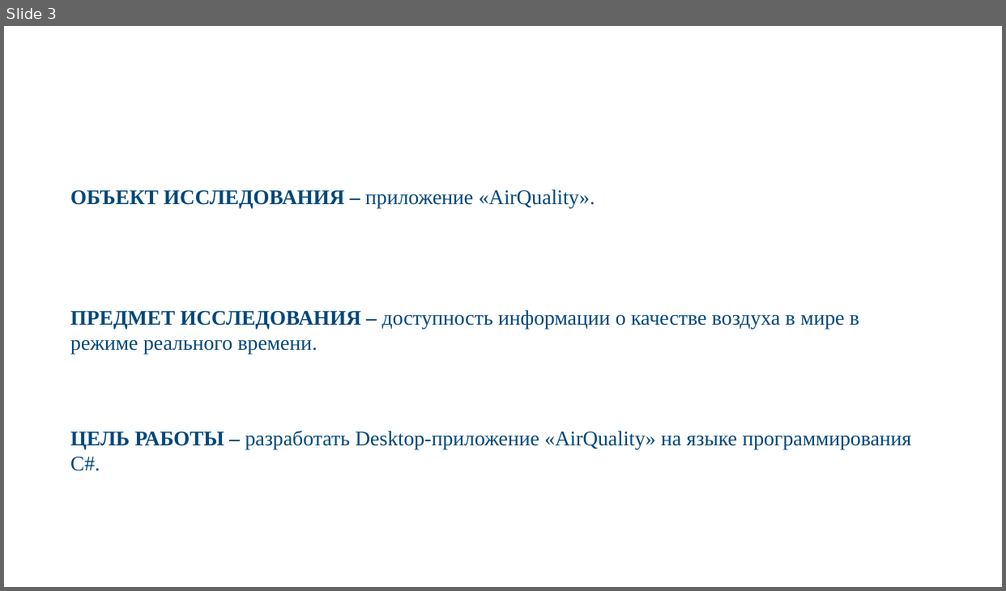
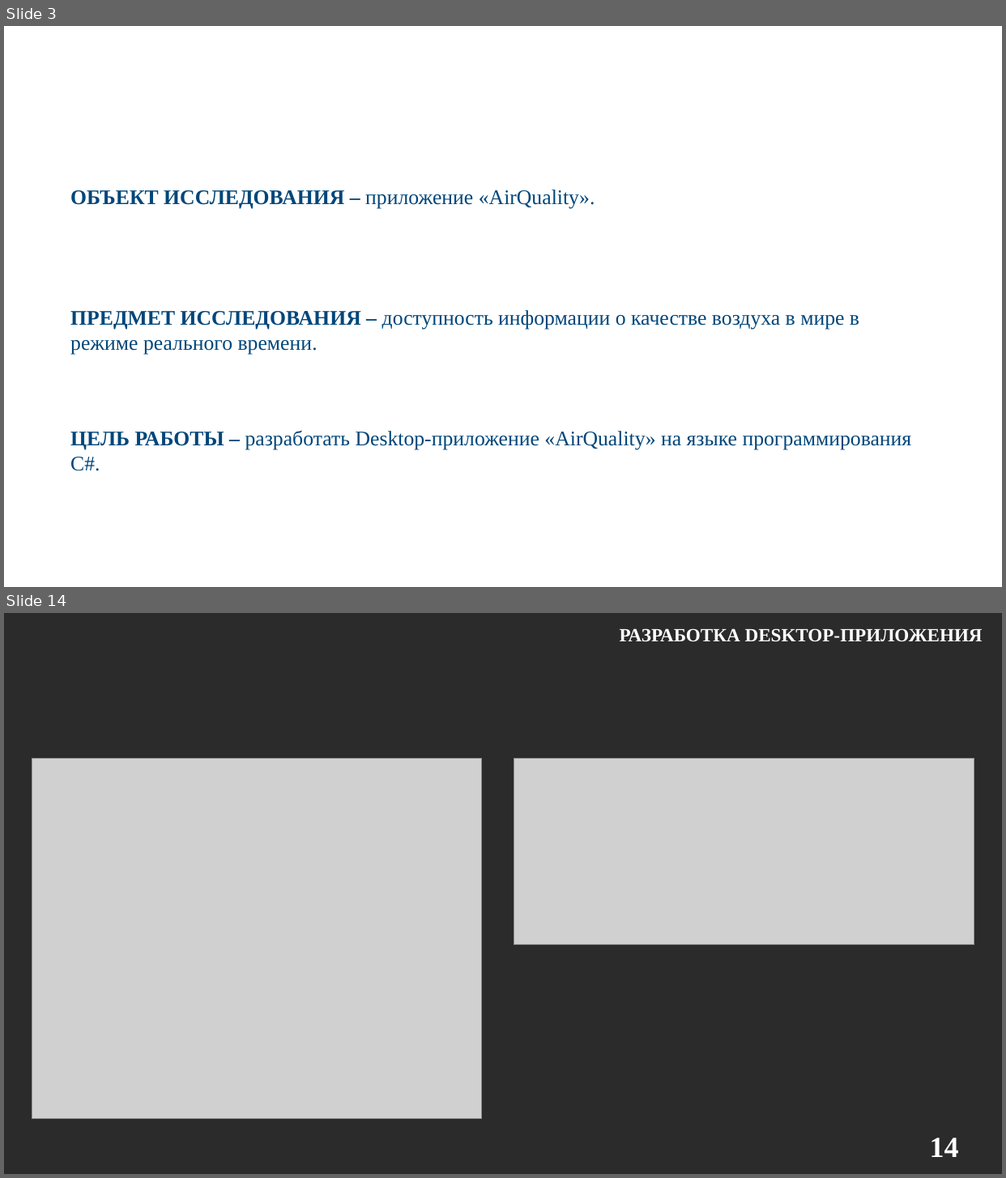
Before and after one commit to Martt0VV/test, a slide deck: Мартьянов.pptx. Shown one above the other, each under a label of ours: slide 3 before the commit, slides 3 and 14 after it; the slides between them are not shown. The pictures are 1006x591 and 1006x1178 pixels, drawn with LibreOffice and Linux fonts; fonts in the diff are those of the drawing; grey boxes stand for pictures; background and template pictures are left out; a plain dark background stands for a picture behind light text. Boxes give left, top, right and bottom in pixels: in the first picture for what was removed or moved away, otherwise in the second. Text is boxed around its words. In the diff, an @@ line names an element or a change of style, - is before the commit and + after.

```diff
--- a/Мартьянов.pptx
+++ b/Мартьянов.pptx
@@ slide 14 added at (4, 613, 1002, 1174), background picture (left out) @@
@@ text added at (620, 628, 982, 642), 18 pt, text #FFFFFF, bold @@
+РАЗРАБОТКА DESKTOP-ПРИЛОЖЕНИЯ
@@ picture added at (32, 758, 483, 1119) @@
@@ picture added at (513, 758, 975, 945) @@
@@ text added at (930, 1138, 959, 1157), 28 pt, text #FFFFFF, bold @@
+14
```
Also in this commit, not shown: 4 slides changed, 20 other slides added, 7 slides removed.
